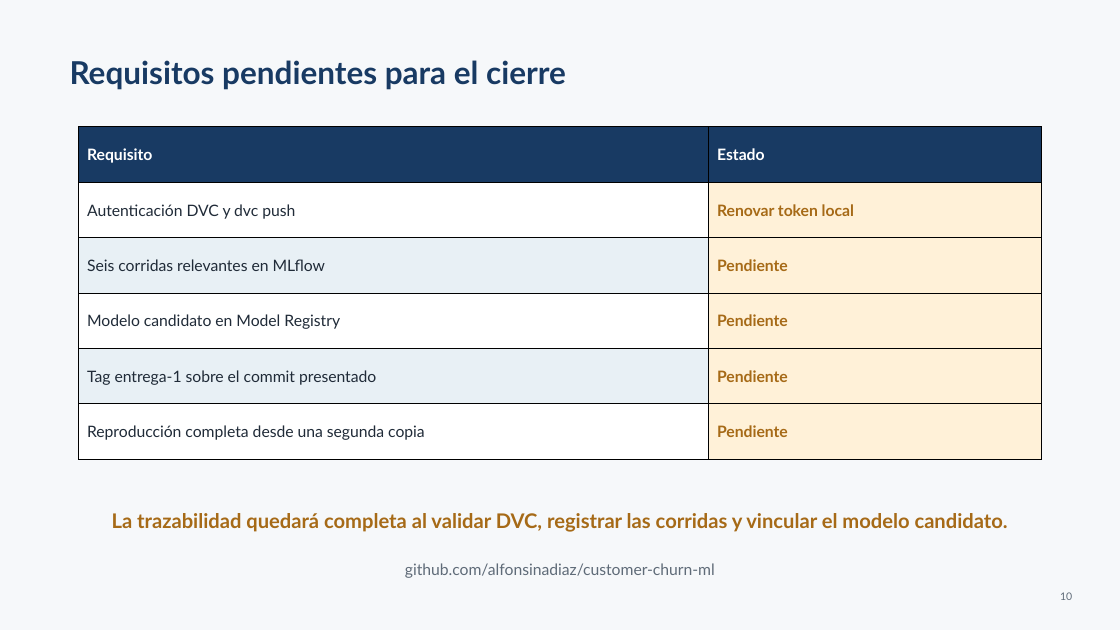
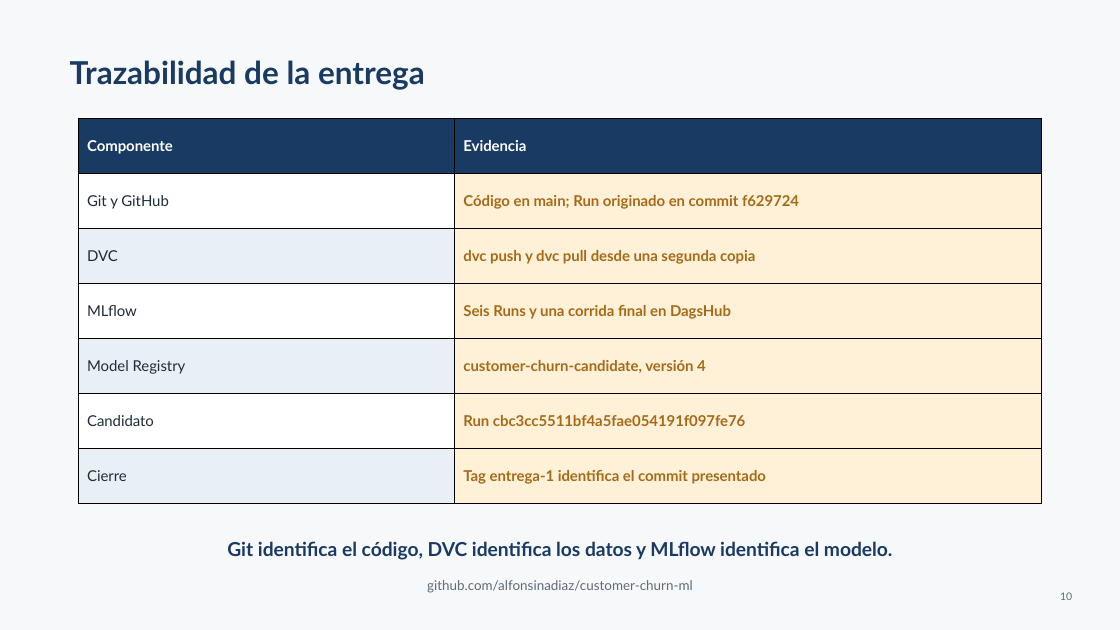
Before and after one commit to alfonsinadiaz/customer-churn-ml, a slide deck: slide 10 of Presentacion_Customer_Churn_Profesor.pptx. Drawn at 1120x630 pixels with LibreOffice and Linux fonts; fonts in the diff are those of the drawing. Boxes give left, top, right and bottom in pixels: in the first picture for what was removed or moved away, otherwise in the second. Text is boxed around its words. In the diff, an @@ line names an element or a change of style, - is before the commit and + after.

Commit message:
Completa MLflow y evidencias

```diff
--- a/Presentacion_Customer_Churn_Profesor.pptx
+++ b/Presentacion_Customer_Churn_Profesor.pptx
@@ text at [70, 60, 425, 90]: text changed @@
-Requisitos pendientes para el cierre
+Trazabilidad de la entrega
@@ table at [79, 118, 1042, 503] @@
-row 1: Requisito | Estado
-row 2: Autenticación DVC y dvc push | Renovar token local
-row 3: Seis corridas relevantes en MLflow | Pendiente
-row 4: Modelo candidato en Model Registry | Pendiente
-row 5: Tag entrega-1 sobre el commit presentado | Pendiente
-row 6: Reproducción completa desde una segunda copia | Pendiente
+row 1: Componente | Evidencia
+row 2: Git y GitHub | Código en main; Run originado en commit f629724
+row 3: DVC | dvc push y dvc pull desde una segunda copia
+row 4: MLflow | Seis Runs y una corrida final en DagsHub
+row 5: Model Registry | customer-churn-candidate, versión 4
+row 6: Candidato | Run cbc3cc5511bf4a5fae054191f097fe76
+row 7: Cierre | Tag entrega-1 identifica el commit presentado
@@ table: place and size @@
-table at [79, 127, 1042, 460]
+table at [79, 118, 1042, 503]
@@ text at [227, 541, 893, 560]: text changed; size 17.2 to 16.5 pt; text colour #A66A17 to #183A63 @@
-La trazabilidad quedará completa al validar DVC, registrar las corridas y vincular el modelo candidato.
+Git identifica el código, DVC identifica los datos y MLflow identifica el modelo.
@@ text "github.com/alfonsinadiaz/customer-churn-ml": place and size @@
-text "github.com/alfonsinadiaz/customer-churn-ml" at [405, 563, 715, 578]
+text "github.com/alfonsinadiaz/customer-churn-ml" at [427, 580, 693, 593]
@@ text "github.com/alfonsinadiaz/customer-churn-ml" at [427, 580, 693, 593]: size 13.5 to 11.5 pt @@
```
Also in this commit, not shown: 4 other slides changed, 1 slide added, 1 slide removed, 1 other file.
